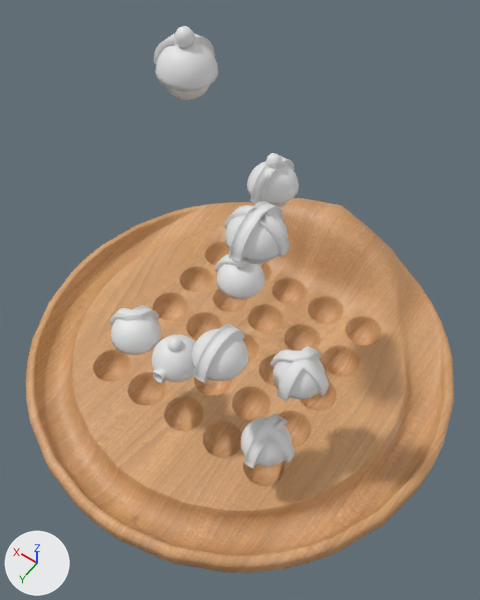
The FBX model Assets/05_Models/Props/AlarmPuzzle.fbx as it was, and as the next commit left it.
Before and after are seen from a 50 mm lens placed at (-4.81, 6.74, 12.8), pointed at (-0.46, 0.65, 3.23). Every picture has the same lights, and +X, +Y and +Z are marked at lower left. Where no turn or scale is listed for an object, it has been applied to the vertices.

Objects in the first picture: 'AlarmPuzzle', 'Marble_Corner', 'Marble_Corner_LightGreen', 'Marble_Corner_LightYellow', 'Marble_Cross', 'Marble_DoubleCorner', 'Marble_Straight', 'Marble_StraightLightRed', 'Marble_T', 'Marbles_Plain'.
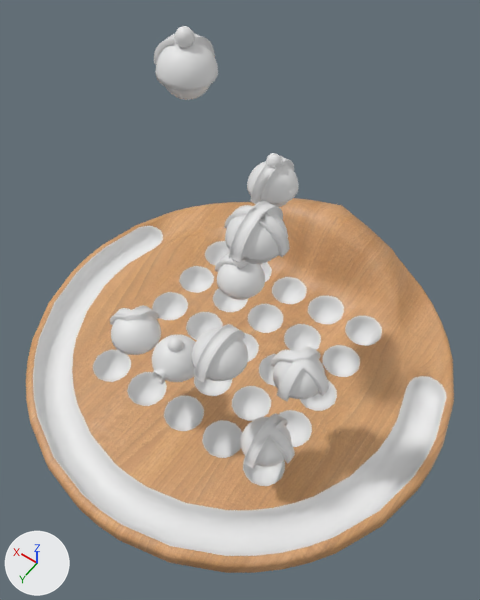
Location of each change, [x1, y1, x2, y2] in pixels of the pictures (480 x 600 px):
part 1 of me_mesh, built on
    both: [107, 198, 447, 442]
part 2 of me_mesh, surface changed (orange to white)
    both: [33, 228, 446, 556]
part 3 of me_mesh, recoloured (orange to white)
    both: [93, 241, 382, 486]

Edits to the bpy script that builds the scene:
```text
Add mat_chrome:
    mat_chrome = principled_material('Chrome')
    mat_chrome.base_color = (0.8, 0.8, 0.8)  # white #e7e7e7
Change me_mesh:
    used by ob_alarmpuzzle; location = (0.0, -0.93, 0.43)
    remove me_mesh.from_pydata(...)  # 2992 vertices, 3274 faces; spans x -4.7..4.7, y -3.81..5.63, z -0.43..1.39
    add me_mesh.from_pydata(...)  # 3032 vertices, 3322 faces; spans x -4.7..4.7, y -3.81..5.63, z -0.43..1.39
    me_mesh part 1
    39 vertices are removed from x -3.82..3.82, y -3.72..-0.36, z -0.23..1.35
    89 faces are deleted
    3 vertices in x -3.43..-3.2, y -1.8..-1.62, z 0.05 move by (0.0, 0.0, 0.03)
    21 vertices move from x -4.0..4.22, y -1.52..-0.26, z -0.27..0.03 to x -4.15..4.22, y -1.52..-0.3, z -0.3..0.08
    79 vertices are added at x -4.17..4.17, y -1.85..-0.41, z -0.33..0.08
    54 new faces join them, mat_material_001 (picture img_wood_b_png)
    83 new faces join them, mat_chrome (white #e7e7e7)
    me_mesh part 2: 237 kept faces spanning x -4.52..4.52, y -0.65..5.45, z -0.33..0.08 get new texture (UV) coordinates
    me_mesh part 3: 2237 faces spanning x -4.52..4.52, y -1.5..5.45, z -0.33..0.11 switch from mat_material_001 (picture img_wood_b_png) to mat_chrome (white #e7e7e7)
```
